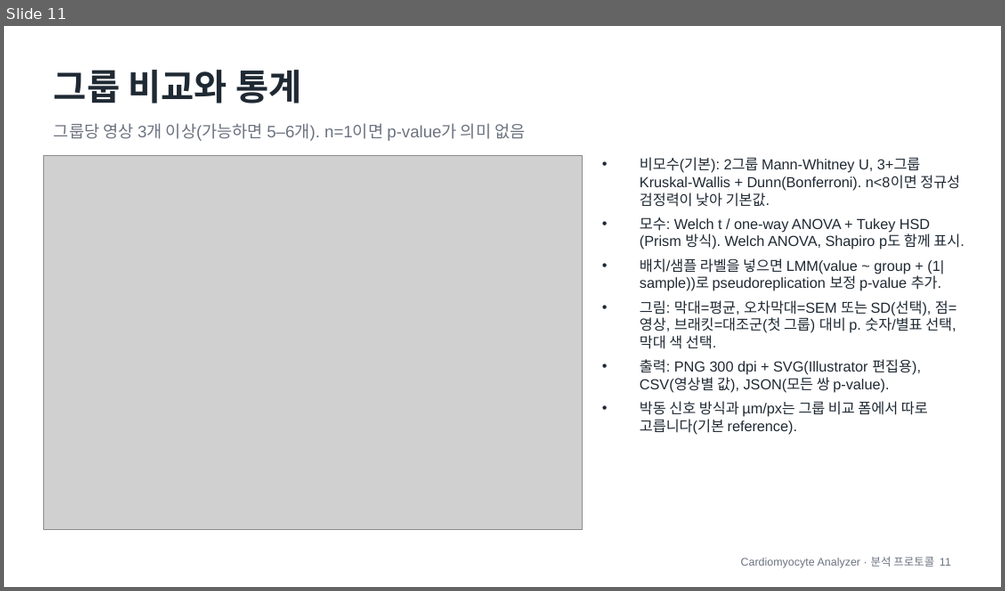
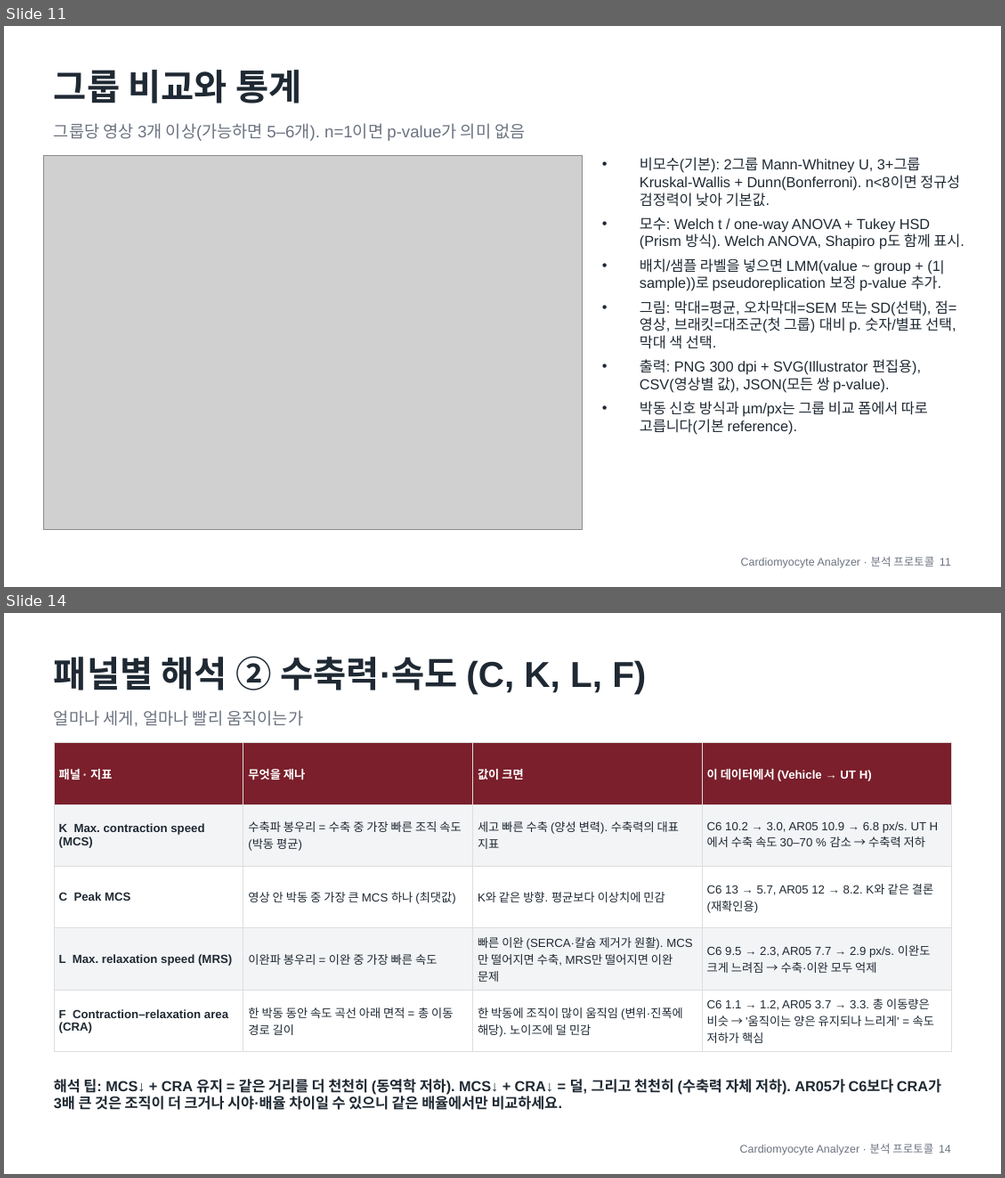
Before and after one commit to heasilmoon/cardiomyocyte-analyzer, a slide deck: docs/Cardiomyocyte_Analyzer_분석프로토콜_지표설명.pptx. Shown one above the other, each under a label of ours: slide 11 before the commit, slides 11 and 14 after it; the slides between them are not shown. The pictures are 1005x591 and 1005x1178 pixels, drawn with LibreOffice and Linux fonts; fonts in the diff are those of the drawing; grey boxes stand for pictures. Boxes give left, top, right and bottom in pixels: in the first picture for what was removed or moved away, otherwise in the second. Text is boxed around its words. In the diff, an @@ line names an element or a change of style, - is before the commit and + after.

```diff
--- a/docs/Cardiomyocyte_Analyzer_분석프로토콜_지표설명.pptx
+++ b/docs/Cardiomyocyte_Analyzer_분석프로토콜_지표설명.pptx
@@ slide 14 added at [4,613,1001,1174], background #FFFFFF @@
@@ text added at [54,656,646,694], 26 pt, text #1F2933, bold @@
+패널별 해석 ② 수축력·속도 (C, K, L, F)
@@ text added at [54,710,303,726], 12 pt, text #6B7280 @@
+얼마나 세게, 얼마나 빨리 움직이는가
@@ table added at [54,743,951,1046], 5 rows, 4 columns @@
+패널 · 지표 | 무엇을 재나 | 값이 크면 | 이 데이터에서 (Vehicle → UT H)
+K Max. contraction speed (MCS) | 수축파 봉우리 = 수축 중 가장 빠른 조직 속도 (박동 평균) | 세고 빠른 수축 (양성 변력). 수축력의 대표 지표 | C6 10.2 → 3.0, AR05 10.9 → 6.8 px/s. UT H에서 수축 속도 30–70 % 감소 → 수축력 저하
+C Peak MCS | 영상 안 박동 중 가장 큰 MCS 하나 (최댓값) | K와 같은 방향. 평균보다 이상치에 민감 | C6 13 → 5.7, AR05 12 → 8.2. K와 같은 결론 (재확인용)
+L Max. relaxation speed (MRS) | 이완파 봉우리 = 이완 중 가장 빠른 속도 | 빠른 이완 (SERCA·칼슘 제거가 원활). MCS만 떨어지면 수축, MRS만 떨어지면 이완 문제 | C6 9.5 → 2.3, AR05 7.7 → 2.9 px/s. 이완도 크게 느려짐 → 수축·이완 모두 억제
+F Contraction–relaxation area (CRA) | 한 박동 동안 속도 곡선 아래 면적 = 총 이동 경로 길이 | 한 박동에 조직이 많이 움직임 (변위·진폭에 해당). 노이즈에 덜 민감 | C6 1.1 → 1.2, AR05 3.7 → 3.3. 총 이동량은 비슷 → '움직이는 양은 유지되나 느리게' = 속도 저하가 핵심
@@ text added at [54,1078,941,1110], 10.5 pt, text #1F2933, bold @@
+해석 팁: MCS↓ + CRA 유지 = 같은 거리를 더 천천히 (동역학 저하). MCS↓ + CRA↓ = 덜, 그리고 천천히 (수축력 자체 저하). AR05가 C6보다 CRA가 3배 큰 것은 조직이 더 크거나 시야·배율 차이일 수 있으니 같은 배율에서만 비교하세요.
@@ text added at [740,1143,951,1155], 8 pt, text #6B7280 @@
+Cardiomyocyte Analyzer · 분석 프로토콜 14
```
Also in this commit, not shown: 2 slides changed, 4 other slides added, 1 other file.
